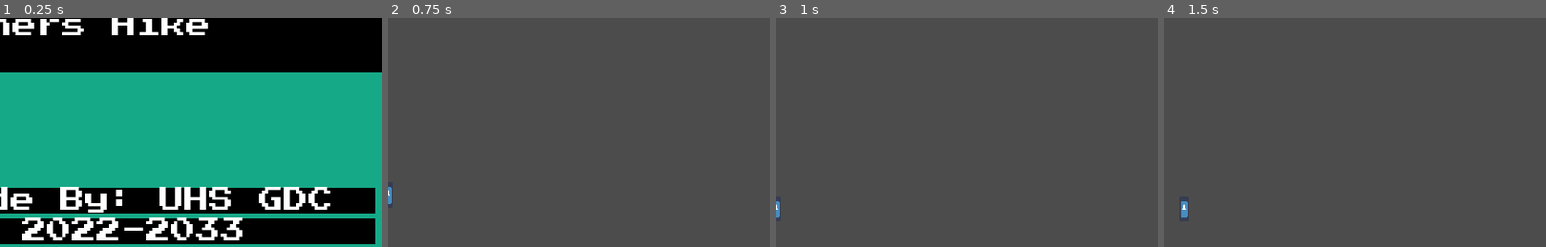
Above: before the commit, frames 1-4 (left to right).
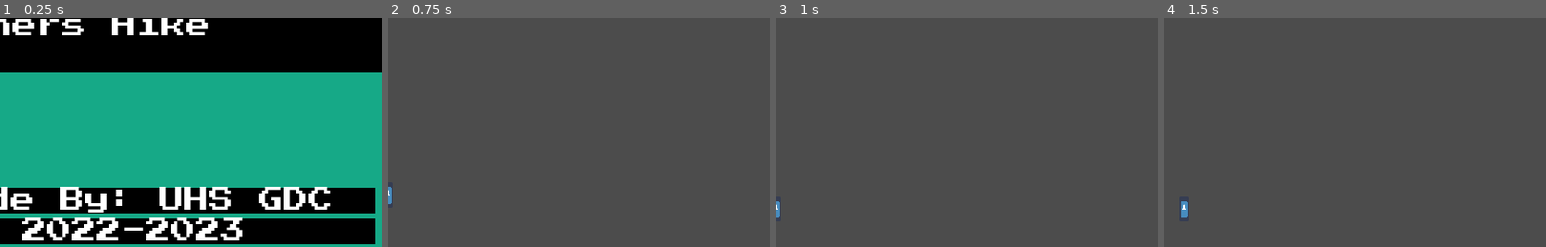
Above: after the commit, the same moments.

Repository: UHSGDC/Photographers-Hike
Game: Godot game, scene res://Game.tscn
Two runs of this game, one before a commit and one after it. Both use one fixed random seed, a clock stepped at 60 frames per second and the inputs below. The engine's default icon, where the game draws it, is replaced by a stand-in: a white triangle on a blue panel in a dark square.
Inputs (mouse positions are % of the whole screen's width and height, from its top left):
- Up to frame 1 (0.25 s): no input
- Up to frame 2 (0.75 s): click "Play" at 0.5 s
- Up to frame 3 (1 s): no input
- Up to frame 4 (1.5 s): tap Enter at 1.25 s; move the mouse to (72, 45) at 1.27 s; hold D (right) from 1.28 s (still down); hold Ctrl (interact) from 1.28 s (still down)
The pictures show only the part of the screen within x 50-100%, y 50-100%; the shares and areas given below are measured in that part.

The runs differ from the first frame. In frame 1, 0.3% of the frame differs, in the area x 51-57%, y 87-98%; in frame 2, nothing differs; in frame 3, nothing differs; in frame 4, nothing differs.

Commit message:
Preparing for adding art

Diff:
--- a/PhotographersHike/Menus/MainMenu.tscn
+++ b/PhotographersHike/Menus/MainMenu.tscn
@@ -131,7 +131,7 @@
 size_flags_horizontal = 5
 custom_fonts/font = SubResource( 4 )
 custom_styles/normal = SubResource( 8 )
-text = "2022-2033"
+text = "2022-2023"
 align = 1
 valign = 1
 
--- a/PhotographersHike/Minigames/StealthPlatformer/Cougar.tscn
+++ b/PhotographersHike/Minigames/StealthPlatformer/Cougar.tscn
@@ -1,8 +1,9 @@
 [gd_scene load_steps=6 format=2]
 
 [ext_resource path="res://Minigames/StealthPlatformer/Cougar.gd" type="Script" id=1]
-[ext_resource path="res://Art/Game Assets/cougar animation/cougar walk.png" type="Texture" id=2]
+[ext_resource path="res://Art/cougar walk.png" type="Texture" id=2]
 [ext_resource path="res://Minigames/StealthPlatformer/Sensors.gd" type="Script" id=4]
+
 
 [sub_resource type="RectangleShape2D" id=1]
 extents = Vector2( 11, 6 )
Binary file removed: PhotographersHike/Art/Game Assets/Dirt/Dirt_Basic.png
Not shown, removed: PhotographersHike/Art/Game Assets/Dirt/Dirt_Basic.png.import
Binary file removed: PhotographersHike/Art/Game Assets/Dirt/Dirt_Flat.png
Not shown, removed: PhotographersHike/Art/Game Assets/Dirt/Dirt_Flat.png.import
Binary file removed: PhotographersHike/Art/Game Assets/Dirt/Dirt_Inner_Corner.png
Not shown, removed: PhotographersHike/Art/Game Assets/Dirt/Dirt_Inner_Corner.png.import
Binary file removed: PhotographersHike/Art/Game Assets/Dirt/Dirt_Outer_Corner.png
Not shown, removed: PhotographersHike/Art/Game Assets/Dirt/Dirt_Outer_Corner.png.import
Binary file removed: PhotographersHike/Art/Game Assets/Dirt/Dirt_Test.png
Not shown, removed: PhotographersHike/Art/Game Assets/Dirt/Dirt_Test.png.import
Binary file removed: PhotographersHike/Art/Game Assets/Dirt/Dirt_Variant_1.png
Not shown, removed: PhotographersHike/Art/Game Assets/Dirt/Dirt_Variant_1.png.import
(and 99 more such lines)
